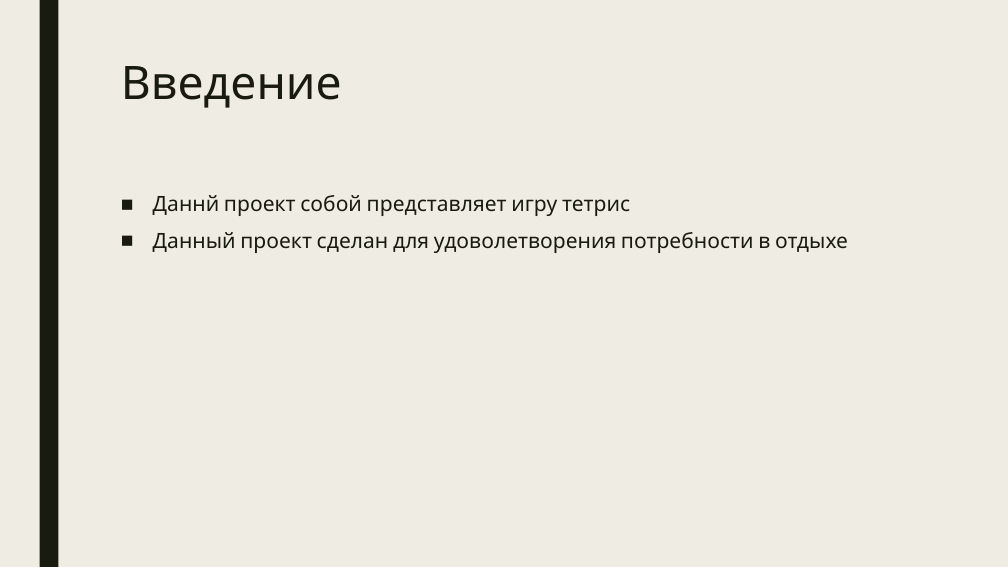
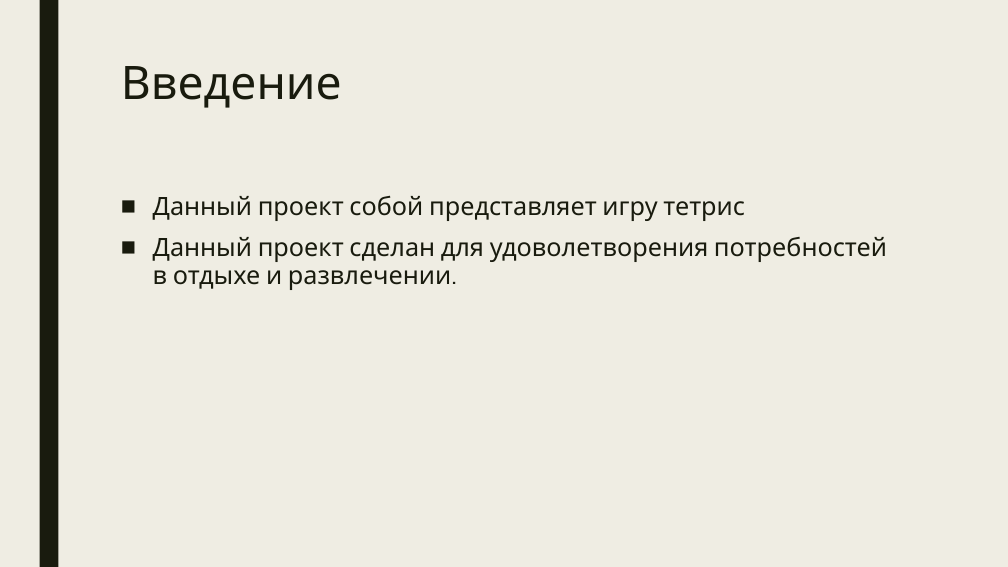
Before and after one commit to emerikko/Tetris, a slide deck: slide 2 of Tetris.pptx. Drawn at 1008x567 pixels with LibreOffice and Linux fonts; fonts in the diff are those of the drawing. Boxes give left, top, right and bottom in pixels: in the first picture for what was removed or moved away, otherwise in the second. Text is boxed around its words. In the diff, an @@ line names an element or a change of style, - is before the commit and + after.

```diff
--- a/Tetris.pptx
+++ b/Tetris.pptx
@@ text at <box>153,195,887,290</box>: text changed; size 20 to 24 pt @@
-■ Даннй проект собой представляет игру тетрис
-■ Данный проект сделан для удоволетворения потребности в отдыхе
+■ Данный проект собой представляет игру тетрис
+■ Данный проект сделан для удоволетворения потребностей в отдыхе и развлечении.
```
Also in this commit, not shown: 6 other slides changed, 1 slide added.
